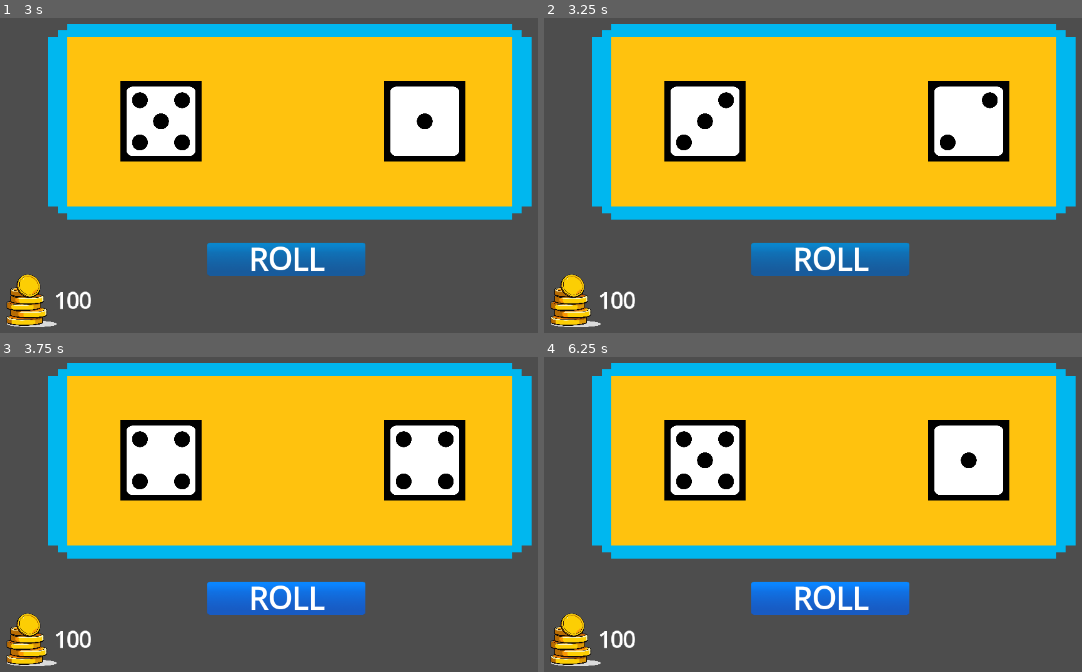
Above: before the commit, frames 1-4 (two rows, left to right).
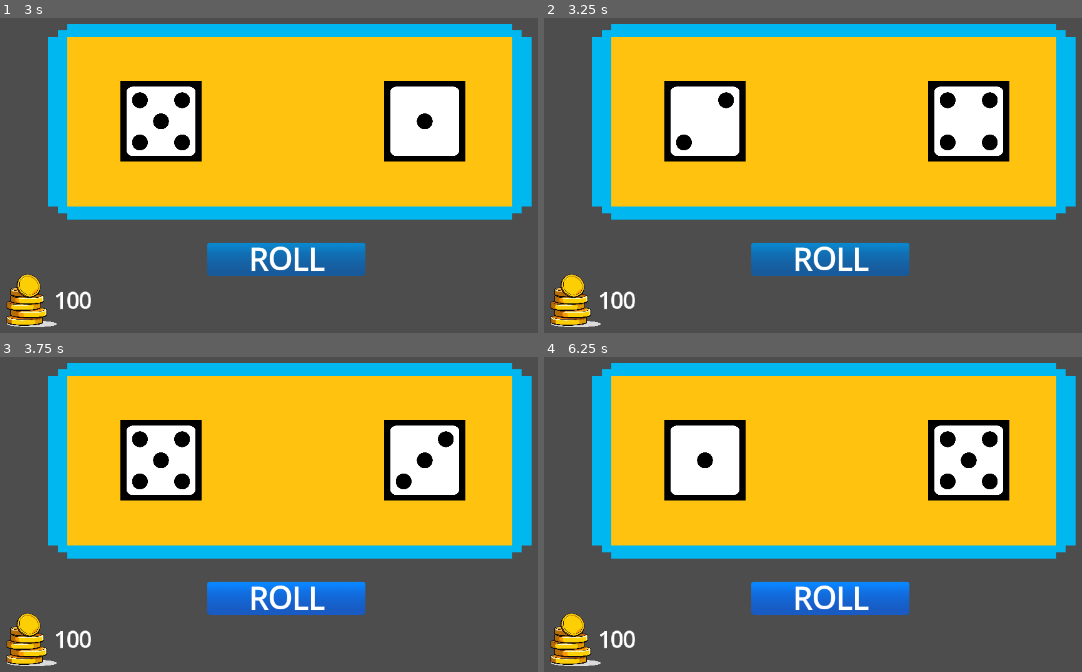
Above: after the commit, the same moments.

Repository: revvmp/Brackeys-Game-Jam-2025.2
Game: Godot game, scene res://mini_games/snake_eyes/DiceGame.tscn
The game is run twice, just before and just after one commit, with the same random seed, the same clock (stepped at 60 frames per second) and the same inputs. After the commit the project has no main scene; this scene is started directly in both runs.
Inputs (mouse positions are in pixels of both pictures, inside the frame that each line leads up to):
- Up to frame 1 (3 s): tap Enter at 0.5 s; move the mouse to (285, 257) at 0.52 s; click (285, 257) at 0.6 s; move the mouse to (139, 184) at 1.27 s; click (139, 184) at 1.35 s; move the mouse to (381, 65) at 2.02 s; click (381, 65) at 2.1 s; move the mouse to (263, 254) at 2.77 s; click (263, 254) at 2.85 s
- Up to frame 2 (3.25 s): no input
- Up to frame 3 (3.75 s): move the mouse to (outside the picture) at 3.52 s; click (outside the picture) at 3.6 s
- Up to frame 4 (6.25 s): move the mouse to (603, 435) at 4.27 s; click (603, 435) at 4.35 s; move the mouse to (882, 501) at 5.02 s; click (882, 501) at 5.1 s; move the mouse to (726, 391) at 5.77 s; click (726, 391) at 5.85 s

Frame 1 is identical in both runs. In frame 2, 0.4% of the frame differs, in the area x 28-85%, y 23-43%; in frame 3, 0.5%; in frame 4, 1.0%, in the area x 24-85%, y 23-43%.

Commit message:
FIX: spamming roll

Diff:
--- a/mini_games/snake_eyes/DiceGame.tscn
+++ b/mini_games/snake_eyes/DiceGame.tscn
@@ -30,4 +30,6 @@
 
 [connection signal="roll_dice" from="Button" to="." method="_on_button_roll_dice"]
 [connection signal="dice_game_lost" from="Dice" to="." method="_on_dice_dice_game_lost"]
+[connection signal="dice_game_lost" from="Dice" to="Button" method="_on_dice_dice_game_lost"]
 [connection signal="snake_eyes" from="Dice" to="." method="_on_dice_snake_eyes"]
+[connection signal="snake_eyes" from="Dice" to="Button" method="_on_dice_snake_eyes"]
--- a/mini_games/snake_eyes/dice_game.gd
+++ b/mini_games/snake_eyes/dice_game.gd
@@ -7,7 +7,6 @@
 func _on_button_roll_dice() -> void:
 	dice.roll()
 
-
 func _on_dice_snake_eyes() -> void:
 	money.multiply_money(10)
 
--- a/mini_games/snake_eyes/roll.gd
+++ b/mini_games/snake_eyes/roll.gd
@@ -1,7 +1,19 @@
 extends "res://ui/button.gd"
 
+var rolling = false
 signal roll_dice
 
+
 func on_mouse_pressed():
-	emit_signal("roll_dice")
-	print("roll")
+	if !rolling:
+		emit_signal("roll_dice")
+		print("roll")
+		rolling = true
+
+
+func _on_dice_snake_eyes() -> void:
+	rolling = false
+
+
+func _on_dice_dice_game_lost() -> void:
+	rolling = false
--- a/project.godot
+++ b/project.godot
@@ -11,7 +11,6 @@
 [application]
 
 config/name="Devil's Deal"
-run/main_scene="uid://dba4ev785opbx"
 config/features=PackedStringArray("4.4", "Mobile")
 config/icon="uid://brfi8ahs5lipo"
 
